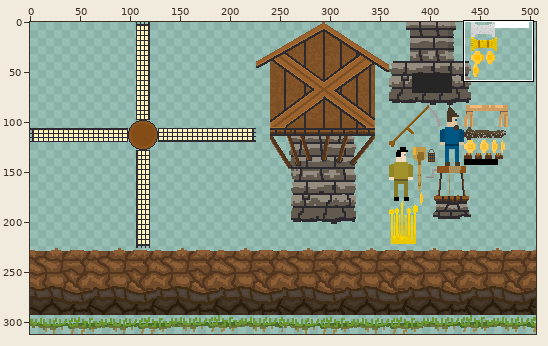
Sprite sheet -- assets/images/assets.png. Above: a wide view before the commit, with the close-up outlined.
Close-up. Before the commit:
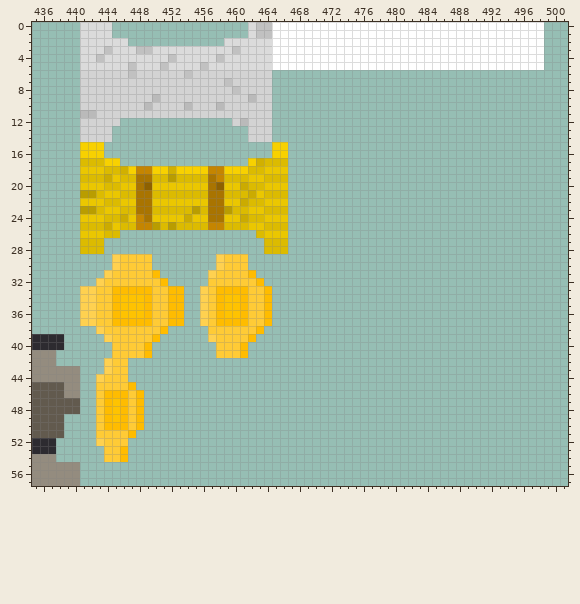
The file is 506x312 pixels. Colours within 5 levels of each other are drawn and written as one. Shown: x 435..501, y 0..57.
Once edited:
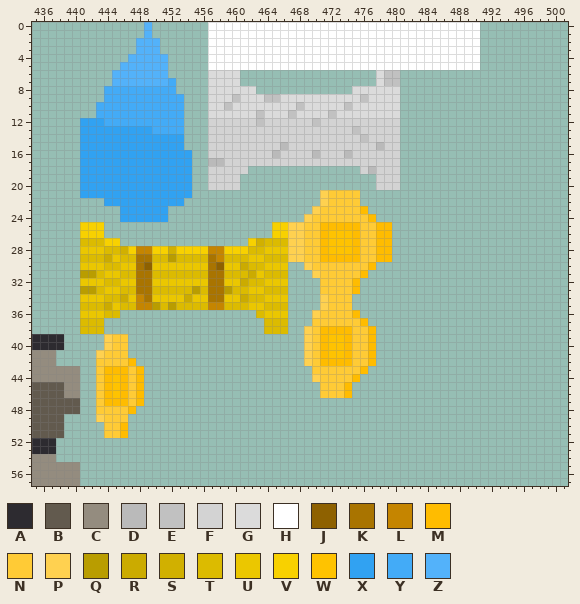
Palette (. is transparent): A #2d2b30  B #625a4e  C #948c7f  D #bababa  E #c1c1c1  F #d3d3d3  G #dbdbdb  H #ffffff  J #8e6100  K #a97400  L #c58500  M #ffbc00  N #ffcb36  P #ffd150  Q #b99d00  R #cbab00  S #d1b000  T #dcbb00  U #ebc700  V #f8d100  W #ffc300  X #31a2f2  Y #43abf7  Z #53b2fa
What changed:
Changed rows in their new state; - is an unchanged pixel.
first column x 441:
 0 ....----Z-------HHHHHHHH--------------------------........
 1 ....----Z-------HHHHHHHH--------------------------........
 2 ......-ZZZ------HHHHHHHH--------------------------........
 3 .......ZZZ......HHHHHHHH--------------------------........
 4 ......ZZZZZ.....HHHHHHHH--------------------------........
 5 .....ZZZZZZ.....HHHHHHHH--------------------------........
 6 ....ZZZZZZZ.....GGGG....-------------GEE------------------
 7 ....ZZZZZZZY....GGGG....-------------GEE------------------
 8 ...YYYYYYYYY....GGGGGG..----------GGGGGG------------------
 9 ...YYYYYYYYYY...GGGEGGGEEGGGGGGGGGGEGGGG------------------
10 ..YYYYYYYYYYY...GGEGGGGGGGGEGGGGGEGGGGGG------------------
11 ..YYYYYYYYYYY...GGGGGGEGGGEGGGGEGGGGGGGG------------------
12 XXXYYYYYYYYYY---FFF-F-E-FFFFFEFFFFFFFFFF------------------
13 XXXXXXXXXYYYY---FFFFF---FFFFFFFFFFEFFFFF------------------
14 XXXXXXXXXXXXX---FFFFF---FFFFFFFFFFFEFFFF------------------
15 XXXXXXXXXXXXX---FFFFFFFFFDFFFFFFFFFFFDFF------------------
16 XXXXXXXXXXXXXX--FFFFFFFFDFFFFDFFFDFFFFFF------------------
17 XXXXXXXXXXXXXX--DDFFFFFFFFFFFFFFFFFFFFFF------------------
18 XXXXXXXXXXXXXX..FFFFF.....---------FDFFF------------------
19 XXXXXXXXXXXXXX..FFFF......-----------FFF------------------
20 XXXXXXXXXXXXXX..FFFF......-----------FFF------------------
21 XXXXXXXXXXXXXX............----PNNNN-----------------------
22 ...XXXXXXXXXX.............----PNNNN-----------------------
23 .....XXXXXX...............---PNNNNNM----------------------
24 .....XXXXXX...............--PNNNNNNNM---------------------
25 VVV.....................VVPPNNMMMMMNNMM-------------------
26 VVV..-----------------..VVPPNNMWWWMNNMM-------------------
27 ---VV----------------VS---PPNNMWWWMNNMM-------------------
28 UUUTTSVLLVVSVVVVLLVVVTTUUUPPNNMWWWMNNMM-------------------
29 TTTRUTTKKTTQTTTTKLTTTUUTTTPPNNMMMMMNNMM-------------------
30 UUUTTUUKJUUUUUUUKJUURTTUUU--PNNNNNNNM---------------------
31 QQTUUTTKKTTTTTTTKKTTTRUTTT---PNNNNNM----------------------
32 UUUTTUUKKUUUUUUUKKUURTTUUU----NNNNM-----------------------
33 QQTUUTTKKTTTTTQTKKQTTUUTTT----NNNNM-----------------------
34 UUUTTRULKUUUURUUKKUURTTUUU----PNNN------------------------
35 TTTRUTTLLQTQTTTTLLTTTUUTTT----PNNN------------------------
36 UUUTT........--.......TUUU---PNNNNM-----------------------
37 TTT..........--........TTT---NNNNNNM----------------------
38 TTT........-----.......TTT--PNMMMMNNM---------------------
39 ------....------......------PNMWWMNNM---------------------
40 ---P--...--------....-------PNMWWMNNM---------------------
41 --PN--...--------....-------PNMWWMNNM---------------------
42 --NN--M---------------------PNMMMMNNM---------------------
43 --NMMMNM---------------------NNNNNNM----------------------
44 --NMWMNM---------------------PNNNNM-----------------------
45 ---MWMNM----------------------NNNM------------------------
46 ----W-------------------------NNNM------------------------
47 ----M-----------------------------------------------------
48 ---NNNM.--------------------------------------------------
49 --PNNN..--------------------------------------------------
50 --.NN-..--------------------------------------------------
51 --.--M.---------------------------------------------------
52 --....----------------------------------------------------
53 ---...----------------------------------------------------
54 ---...----------------------------------------------------
Changed places in both close-ups, as pixel boxes (x1, y1, x2, y2):
changed: (80, 22, 400, 462)
erased: (480, 22, 544, 70)
